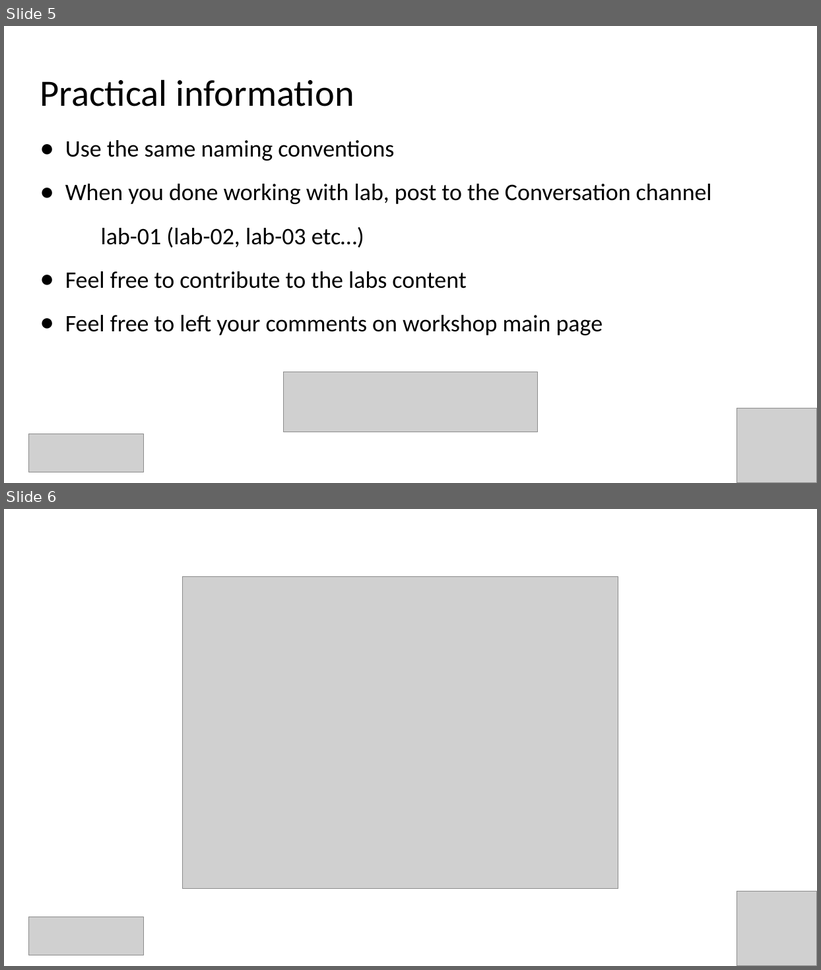
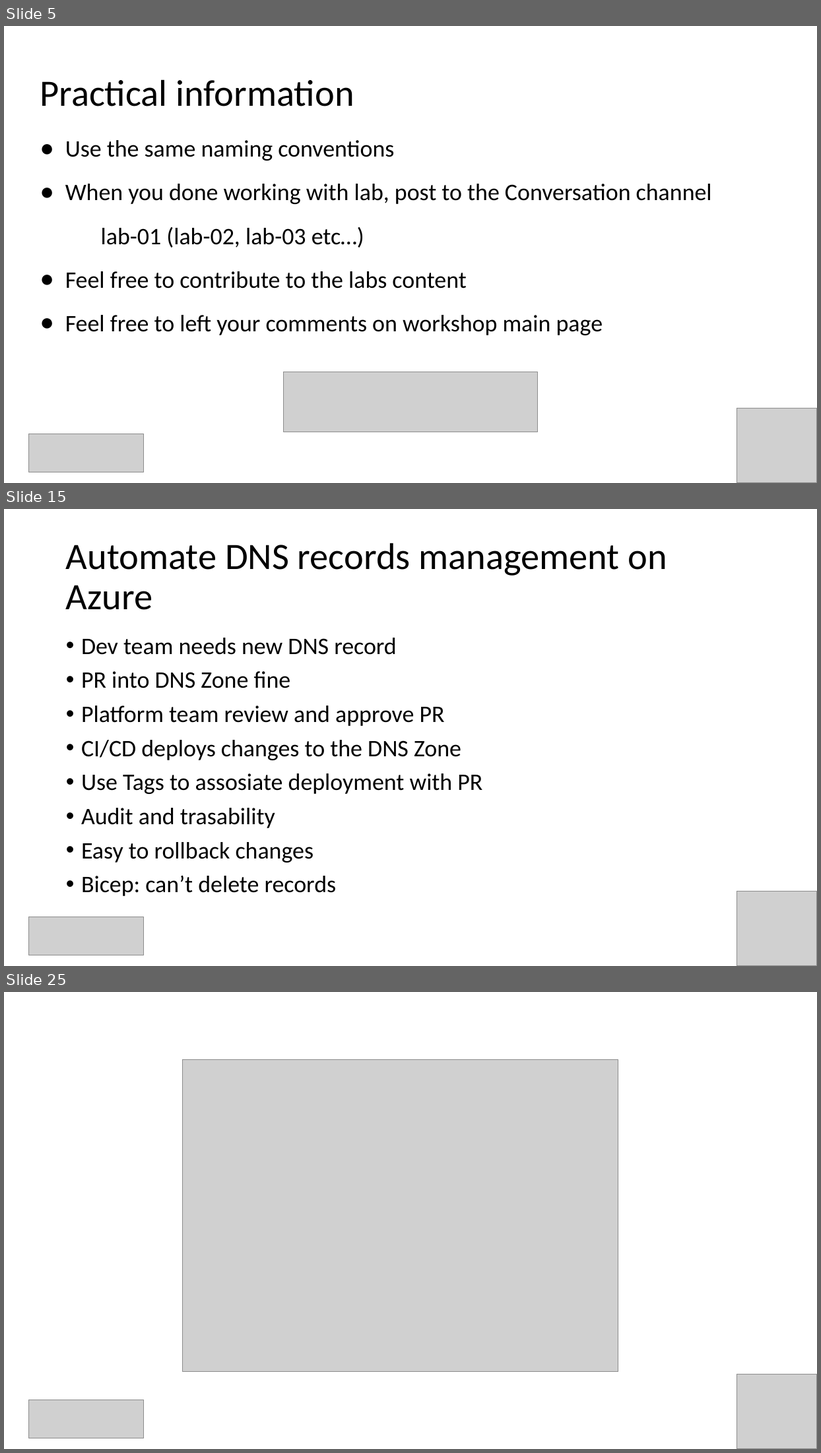
Before and after one commit to evgenyb/iac-workshops, a slide deck: dns-and-ssl-management-on-azure-with-ado/slides/dns-and-ssl-management-on-azure-with-ado.pptx. Shown one above the other, each under a label of ours: slides 5 and 6 before the commit, slides 5, 15 and 25 after it; the slides between them are not shown. The pictures are 821x970 and 821x1453 pixels, drawn with LibreOffice and Linux fonts; fonts in the diff are those of the drawing; grey boxes stand for pictures. Boxes give left, top, right and bottom in pixels: in the first picture for what was removed or moved away, otherwise in the second. Text is boxed around its words. In the diff, an @@ line names an element or a change of style, - is before the commit and + after.

```diff
--- a/dns-and-ssl-management-on-azure-with-ado/slides/dns-and-ssl-management-on-azure-with-ado.pptx
+++ b/dns-and-ssl-management-on-azure-with-ado/slides/dns-and-ssl-management-on-azure-with-ado.pptx
@@ slide 15 added at [4, 509, 817, 966], background #FFFFFF @@
@@ title added at [66, 543, 667, 610], 44 pt, text #000000 @@
+Automate DNS records management on Azure
@@ text added at [81, 638, 482, 896], 28 pt, text #000000 @@
+• Dev team needs new DNS record
+• PR into DNS Zone fine
+• Platform team review and approve PR
+• CI/CD deploys changes to the DNS Zone
+• Use Tags to assosiate deployment with PR
+• Audit and trasability
+• Easy to rollback changes
+• Bicep: can’t delete records
@@ picture added at [737, 891, 817, 966] @@
@@ picture added at [29, 917, 144, 956] @@
@@ what was slide 6 is now slide 25 @@
```
Also in this commit, not shown: 2 slides changed, 18 other slides added.
